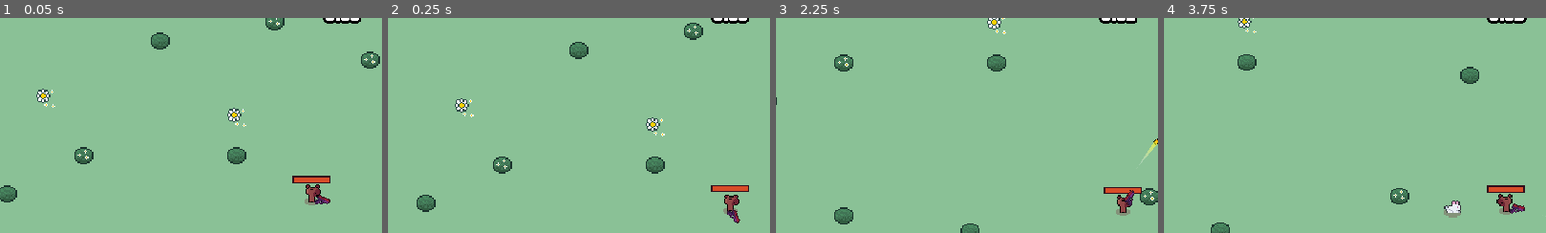
Above: before the commit, frames 1-4 (left to right).
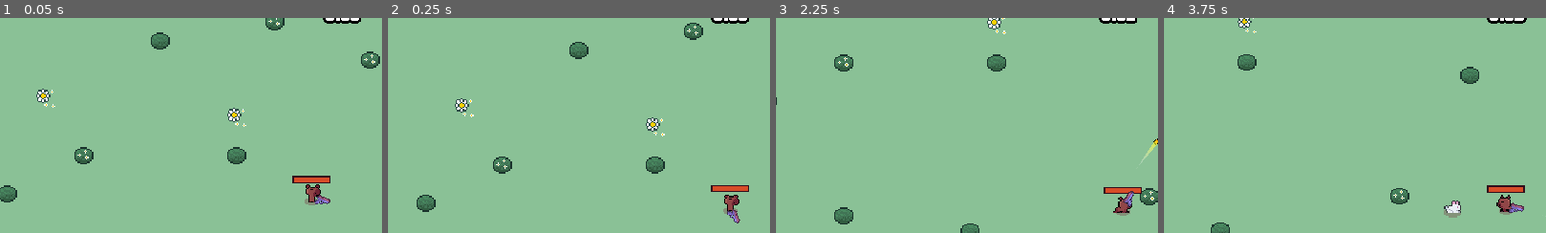
Above: after the commit, the same moments.

Repository: Sundwell/ritka-rampage
Game: Godot game, scene res://scenes/main/main.tscn
The game is run twice, just before and just after one commit, with the same random seed, the same clock (stepped at 60 frames per second) and the same inputs.
Inputs (mouse positions are % of the whole screen's width and height, from its top left):
- Up to frame 1 (0.05 s): no input
- Up to frame 2 (0.25 s): no input
- Up to frame 3 (2.25 s): move the mouse to (72, 45) at 0.52 s; press the mouse at (72, 45) at 0.53 s; hold D (move_right) 0.53-1.28 s; move the mouse to (30, 55) at 1.27 s; release the mouse at (30, 55) at 1.28 s; hold S (move_down) 1.28-2.03 s; click (30, 55) at 1.35 s; move the mouse to (60, 28) at 2.02 s; press the mouse at (60, 28) at 2.03 s; hold D (move_right) from 2.03 s (still down); tap W (move_top) at 2.1 s
- Up to frame 4 (3.75 s): move the mouse to (45, 70) at 2.77 s; release the mouse at (45, 70) at 2.78 s; click (45, 70) at 2.85 s; move the mouse to (80, 65) at 3.52 s; release D (move_right) at 3.53 s; press the mouse at (80, 65) at 3.53 s; hold A (move_left) from 3.53 s (still down)
The pictures show only the part of the screen within x 5-55%, y 5-55%; the shares and areas given below are measured in that part.

The runs differ from the first frame. In frame 1, 0.1% of the frame differs, in the area x 82-87%, y 82-87%; in frame 2, 0.1%; in frame 3, 0.3%; in frame 4, 0.3%, in the area x 87-95%, y 81-92%.

Commit message:
Updated graphics and sounds

Diff:
--- a/scenes/game_object/anvil/anvil.gd
+++ b/scenes/game_object/anvil/anvil.gd
@@ -1,8 +1,12 @@
 extends Node2D
+
+@onready var animation_player: AnimationPlayer = $AnimationPlayer
 
 
 func _ready() -> void:
 	$Area2D.body_entered.connect(on_body_entered)
+	animation_player.play("spawn")
+	animation_player.queue("idle")
 
 
 func on_body_entered(body: CharacterBody2D):
--- a/scenes/game_object/anvil/anvil.tscn
+++ b/scenes/game_object/anvil/anvil.tscn
@@ -1,28 +1,119 @@
-[gd_scene load_steps=5 format=3 uid="uid://biyftkstxyn66"]
+[gd_scene load_steps=9 format=3 uid="uid://biyftkstxyn66"]
 
 [ext_resource type="Script" path="res://scenes/game_object/anvil/anvil.gd" id="1_ewge8"]
 [ext_resource type="Texture2D" uid="uid://bkf61twolj2q" path="res://scenes/game_object/anvil/anvil.png" id="2_8atnx"]
 [ext_resource type="AudioStream" uid="uid://f6cy3op6ovat" path="res://scenes/game_object/anvil/spawn_sound.wav" id="3_gptgy"]
 
+[sub_resource type="Animation" id="Animation_rwee4"]
+resource_name = "idle"
+length = 0.525
+loop_mode = 1
+step = 0.1
+tracks/0/type = "value"
+tracks/0/imported = false
+tracks/0/enabled = true
+tracks/0/path = NodePath("Sprite2D:frame")
+tracks/0/interp = 1
+tracks/0/loop_wrap = true
+tracks/0/keys = {
+"times": PackedFloat32Array(0, 0.1, 0.2, 0.3, 0.4),
+"transitions": PackedFloat32Array(1, 1, 1, 1, 1),
+"update": 1,
+"values": [8, 9, 10, 11, 12]
+}
+
+[sub_resource type="Animation" id="Animation_d76r2"]
+length = 0.001
+tracks/0/type = "value"
+tracks/0/imported = false
+tracks/0/enabled = true
+tracks/0/path = NodePath("Sprite2D:frame")
+tracks/0/interp = 1
+tracks/0/loop_wrap = true
+tracks/0/keys = {
+"times": PackedFloat32Array(0),
+"transitions": PackedFloat32Array(1),
+"update": 1,
+"values": [1]
+}
+tracks/1/type = "value"
+tracks/1/imported = false
+tracks/1/enabled = true
+tracks/1/path = NodePath("SFX/SpawnSound:playing")
+tracks/1/interp = 1
+tracks/1/loop_wrap = true
+tracks/1/keys = {
+"times": PackedFloat32Array(0),
+"transitions": PackedFloat32Array(1),
+"update": 1,
+"values": [false]
+}
+
+[sub_resource type="Animation" id="Animation_odevx"]
+resource_name = "spawn"
+length = 0.525
+step = 0.075
+tracks/0/type = "value"
+tracks/0/imported = false
+tracks/0/enabled = true
+tracks/0/path = NodePath("Sprite2D:frame")
+tracks/0/interp = 1
+tracks/0/loop_wrap = true
+tracks/0/keys = {
+"times": PackedFloat32Array(0, 0.075, 0.15, 0.225, 0.3, 0.375, 0.45),
+"transitions": PackedFloat32Array(1, 1, 1, 1, 1, 1, 1),
+"update": 1,
+"values": [1, 2, 3, 4, 5, 6, 7]
+}
+tracks/1/type = "value"
+tracks/1/imported = false
+tracks/1/enabled = true
+tracks/1/path = NodePath("SFX/SpawnSound:playing")
+tracks/1/interp = 1
+tracks/1/loop_wrap = true
+tracks/1/keys = {
+"times": PackedFloat32Array(0.307692),
+"transitions": PackedFloat32Array(1),
+"update": 1,
+"values": [true]
+}
+
+[sub_resource type="AnimationLibrary" id="AnimationLibrary_gd03k"]
+_data = {
+"RESET": SubResource("Animation_d76r2"),
+"idle": SubResource("Animation_rwee4"),
+"spawn": SubResource("Animation_odevx")
+}
+
 [sub_resource type="CircleShape2D" id="CircleShape2D_pv2e1"]
+radius = 14.0
 
 [node name="Anvil" type="Node2D"]
 script = ExtResource("1_ewge8")
 
-[node name="Sprite2D" type="Sprite2D" parent="."]
-texture = ExtResource("2_8atnx")
-offset = Vector2(0, -8)
+[node name="AnimationPlayer" type="AnimationPlayer" parent="."]
+libraries = {
+"": SubResource("AnimationLibrary_gd03k")
+}
 
 [node name="SFX" type="Node" parent="."]
 
 [node name="SpawnSound" type="AudioStreamPlayer2D" parent="SFX"]
 stream = ExtResource("3_gptgy")
-autoplay = true
+
+[node name="Sprite2D" type="Sprite2D" parent="."]
+texture = ExtResource("2_8atnx")
+offset = Vector2(0, -16)
+hframes = 4
+vframes = 4
+frame = 1
 
 [node name="Area2D" type="Area2D" parent="."]
 collision_layer = 0
 collision_mask = 2
 
 [node name="CollisionShape2D" type="CollisionShape2D" parent="Area2D"]
-position = Vector2(-1, -7)
+position = Vector2(0, -12)
 shape = SubResource("CircleShape2D_pv2e1")
+
+[node name="Camera2D" type="Camera2D" parent="."]
--- a/scenes/game_object/enemy/bunny/bunny.tscn
+++ b/scenes/game_object/enemy/bunny/bunny.tscn
@@ -4,7 +4,7 @@
 [ext_resource type="Script" path="res://scenes/game_object/enemy/bunny/bunny.gd" id="1_6uvuu"]
 [ext_resource type="PackedScene" uid="uid://jfbffly5rjbc" path="res://scenes/components/health_component.tscn" id="2_3otdp"]
 [ext_resource type="PackedScene" uid="uid://cdmwpfegixcco" path="res://scenes/components/orange_drop_component.tscn" id="3_u7d0e"]
-[ext_resource type="PackedScene" uid="uid://0fecexi8j7gb" path="res://scenes/game_object/orange_energy/orange_energy.tscn" id="4_jij05"]
+[ext_resource type="PackedScene" uid="uid://0fecexi8j7gb" path="res://scenes/game_object/orange/orange.tscn" id="4_jij05"]
 [ext_resource type="PackedScene" uid="uid://cwatwkjukjlvd" path="res://scenes/components/hurtbox_component.tscn" id="5_q6qwx"]
 [ext_resource type="PackedScene" uid="uid://cqlm0b75mtg4k" path="res://scenes/components/blood_particles_spawner_component.tscn" id="6_kh6v0"]
 [ext_resource type="PackedScene" uid="uid://ceo6q5oos0dqn" path="res://scenes/components/velocity_component.tscn" id="6_mfqyy"]
--- a/scenes/game_object/enemy/porcupine/porcupine.tscn
+++ b/scenes/game_object/enemy/porcupine/porcupine.tscn
@@ -5,7 +5,7 @@
 [ext_resource type="PackedScene" uid="uid://dg1tpx8up2b4u" path="res://scenes/game_object/enemy/porcupine/porcupine_quill.tscn" id="2_p0xme"]
 [ext_resource type="Script" path="res://scenes/components/hurtbox_component.gd" id="3_w4tlv"]
 [ext_resource type="PackedScene" uid="uid://cdmwpfegixcco" path="res://scenes/components/orange_drop_component.tscn" id="4_u0n8m"]
-[ext_resource type="PackedScene" uid="uid://0fecexi8j7gb" path="res://scenes/game_object/orange_energy/orange_energy.tscn" id="5_f4dlv"]
+[ext_resource type="PackedScene" uid="uid://0fecexi8j7gb" path="res://scenes/game_object/orange/orange.tscn" id="5_f4dlv"]
 [ext_resource type="PackedScene" uid="uid://jfbffly5rjbc" path="res://scenes/components/health_component.tscn" id="5_nl1d7"]
 [ext_resource type="PackedScene" uid="uid://ceo6q5oos0dqn" path="res://scenes/components/velocity_component.tscn" id="7_21tlf"]
 [ext_resource type="PackedScene" uid="uid://cqlm0b75mtg4k" path="res://scenes/components/blood_particles_spawner_component.tscn" id="7_k1kmt"]
--- a/scenes/game_object/enemy/stubborn_cow/stubborn_cow.tscn
+++ b/scenes/game_object/enemy/stubborn_cow/stubborn_cow.tscn
@@ -3,7 +3,7 @@
 [ext_resource type="PackedScene" uid="uid://jfbffly5rjbc" path="res://scenes/components/health_component.tscn" id="1_u3ehd"]
 [ext_resource type="Script" path="res://scenes/game_object/enemy/stubborn_cow/stubborn_cow.gd" id="1_xloy4"]
 [ext_resource type="PackedScene" uid="uid://cdmwpfegixcco" path="res://scenes/components/orange_drop_component.tscn" id="2_cgo28"]
-[ext_resource type="PackedScene" uid="uid://0fecexi8j7gb" path="res://scenes/game_object/orange_energy/orange_energy.tscn" id="3_273m8"]
+[ext_resource type="PackedScene" uid="uid://0fecexi8j7gb" path="res://scenes/game_object/orange/orange.tscn" id="3_273m8"]
 [ext_resource type="PackedScene" uid="uid://3aqgyhhxiq6e" path="res://scenes/game_object/enemy/stubborn_cow/prepare_attack_particles.tscn" id="3_rt6fs"]
 [ext_resource type="PackedScene" uid="uid://cwatwkjukjlvd" path="res://scenes/components/hurtbox_component.tscn" id="4_m6qay"]
 [ext_resource type="PackedScene" uid="uid://cryx377fes7t2" path="res://scenes/components/hitbox_component.tscn" id="5_imket"]
--- a/scenes/game_object/orange_energy/orange_energy.gd
+++ b/scenes/game_object/orange/orange.gd
@@ -6,6 +6,7 @@
 @onready var collision_shape: CollisionShape2D = $Area2D/CollisionShape2D
 @onready var animation_player: AnimationPlayer = $AnimationPlayer
 @onready var floating_text_spawner_component = $FloatingTextSpawnerComponent
+@onready var eat_sound: AudioStreamPlayer2D = $SFX/EatSound
 
 
 func _ready():
@@ -35,7 +36,7 @@
 	throw_particles()
 	GameEvents.emit_orange_energy_collected(1)
 	floating_text_spawner_component.spawn_text('+1', FloatingText.Type.ORANGE_PICK_UP)
-	queue_free()
+	animation_player.play('eaten')
 
 
 func disable_collision():
--- /dev/null
+++ b/scenes/game_object/orange/orange.tscn
@@ -0,0 +1,145 @@
+[gd_scene load_steps=11 format=3 uid="uid://0fecexi8j7gb"]
+
+[ext_resource type="Script" path="res://scenes/game_object/orange/orange.gd" id="1_buvoc"]
+[ext_resource type="Texture2D" uid="uid://ba4kgp2lmt86e" path="res://scenes/game_object/orange/orange.png" id="1_qhtu8"]
+[ext_resource type="PackedScene" uid="uid://dqlswblbvmvfk" path="res://scenes/vfx/orange_collected_particles.tscn" id="2_sbomo"]
+[ext_resource type="AudioStream" uid="uid://cjo67ai4wum6h" path="res://scenes/game_object/orange/eat_sound.wav" id="3_88xu6"]
+[ext_resource type="PackedScene" uid="uid://byo6o7fua67bc" path="res://scenes/components/floating_text/floating_text_spawner_component.tscn" id="3_e22k4"]
+
+[sub_resource type="CircleShape2D" id="CircleShape2D_7l6fr"]
+radius = 8.0
+
+[sub_resource type="Animation" id="Animation_j2xrk"]
+length = 0.001
+tracks/0/type = "value"
+tracks/0/imported = false
+tracks/0/enabled = true
+tracks/0/path = NodePath("Sprite2D:rotation")
+tracks/0/interp = 1
+tracks/0/loop_wrap = true
+tracks/0/keys = {
+"times": PackedFloat32Array(0),
+"transitions": PackedFloat32Array(1),
+"update": 0,
+"values": [0.0]
+}
+tracks/1/type = "value"
+tracks/1/imported = false
+tracks/1/enabled = true
+tracks/1/path = NodePath("Sprite2D:visible")
+tracks/1/interp = 1
+tracks/1/loop_wrap = true
+tracks/1/keys = {
+"times": PackedFloat32Array(0),
+"transitions": PackedFloat32Array(1),
+"update": 1,
+"values": [true]
+}
+tracks/2/type = "value"
+tracks/2/imported = false
+tracks/2/enabled = true
+tracks/2/path = NodePath("SFX/EatSound:playing")
+tracks/2/interp = 1
+tracks/2/loop_wrap = true
+tracks/2/keys = {
+"times": PackedFloat32Array(0),
+"transitions": PackedFloat32Array(1),
+"update": 1,
+"values": [false]
+}
+
+[sub_resource type="Animation" id="Animation_ser87"]
+resource_name = "default"
+length = 0.4
+loop_mode = 2
+step = 0.05
+tracks/0/type = "value"
+tracks/0/imported = false
+tracks/0/enabled = true
+tracks/0/path = NodePath("Sprite2D:rotation")
+tracks/0/interp = 2
+tracks/0/loop_wrap = true
+tracks/0/keys = {
+"times": PackedFloat32Array(0, 0.4),
+"transitions": PackedFloat32Array(1, 1),
+"update": 0,
+"values": [0.349066, -0.349066]
+}
+
+[sub_resource type="Animation" id="Animation_f3wbr"]
+resource_name = "eaten"
+step = 0.05
+tracks/0/type = "value"
+tracks/0/imported = false
+tracks/0/enabled = true
+tracks/0/path = NodePath("Sprite2D:visible")
+tracks/0/interp = 1
+tracks/0/loop_wrap = true
+tracks/0/keys = {
+"times": PackedFloat32Array(0),
+"transitions": PackedFloat32Array(1),
+"update": 1,
+"values": [false]
+}
+tracks/1/type = "method"
+tracks/1/imported = false
+tracks/1/enabled = true
+tracks/1/path = NodePath(".")
+tracks/1/interp = 1
+tracks/1/loop_wrap = true
+tracks/1/keys = {
+"times": PackedFloat32Array(0.15),
+"transitions": PackedFloat32Array(1),
+"values": [{
+"args": [],
+"method": &"queue_free"
+}]
+}
+tracks/2/type = "value"
+tracks/2/imported = false
+tracks/2/enabled = true
+tracks/2/path = NodePath("SFX/EatSound:playing")
+tracks/2/interp = 1
+tracks/2/loop_wrap = true
+tracks/2/keys = {
+"times": PackedFloat32Array(0),
+"transitions": PackedFloat32Array(1),
+"update": 1,
+"values": [true]
+}
+
+[sub_resource type="AnimationLibrary" id="AnimationLibrary_k546n"]
+_data = {
+"RESET": SubResource("Animation_j2xrk"),
+"default": SubResource("Animation_ser87"),
+"eaten": SubResource("Animation_f3wbr")
+}
+
+[node name="OrangeEnergy" type="Node2D"]
+script = ExtResource("1_buvoc")
+collected_particles = ExtResource("2_sbomo")
+
+[node name="SFX" type="Node" parent="."]
+
+[node name="EatSound" type="AudioStreamPlayer2D" parent="SFX"]
+stream = ExtResource("3_88xu6")
+
+[node name="FloatingTextSpawnerComponent" parent="." instance=ExtResource("3_e22k4")]
+
+[node name="Area2D" type="Area2D" parent="."]
+collision_layer = 0
+collision_mask = 128
+
+[node name="CollisionShape2D" type="CollisionShape2D" parent="Area2D"]
+shape = SubResource("CircleShape2D_7l6fr")
+
+[node name="Sprite2D" type="Sprite2D" parent="."]
+scale = Vector2(0.5, 0.5)
+texture = ExtResource("1_qhtu8")
+hframes = 3
+
+[node name="AnimationPlayer" type="AnimationPlayer" parent="."]
+libraries = {
+"": SubResource("AnimationLibrary_k546n")
+}
+autoplay = "default"
--- a/scenes/game_object/orange_energy/orange_energy.tscn
+++ /dev/null
@@ -1,71 +0,0 @@
-[gd_scene load_steps=9 format=3 uid="uid://0fecexi8j7gb"]
-
-[ext_resource type="Script" path="res://scenes/game_object/orange_energy/orange_energy.gd" id="1_buvoc"]
-[ext_resource type="Texture2D" uid="uid://ba4kgp2lmt86e" path="res://scenes/game_object/orange_energy/orange_energy.png" id="1_qhtu8"]
-[ext_resource type="PackedScene" uid="uid://dqlswblbvmvfk" path="res://scenes/vfx/orange_collected_particles.tscn" id="2_sbomo"]
-[ext_resource type="PackedScene" uid="uid://byo6o7fua67bc" path="res://scenes/components/floating_text/floating_text_spawner_component.tscn" id="3_e22k4"]
-
-[sub_resource type="CircleShape2D" id="CircleShape2D_7l6fr"]
-radius = 8.0
-
-[sub_resource type="Animation" id="Animation_j2xrk"]
-length = 0.001
-tracks/0/type = "value"
-tracks/0/imported = false
-tracks/0/enabled = true
-tracks/0/path = NodePath("Sprite2D:rotation")
-tracks/0/interp = 1
-tracks/0/loop_wrap = true
-tracks/0/keys = {
-"times": PackedFloat32Array(0),
-"transitions": PackedFloat32Array(1),
-"update": 0,
-"values": [0.0]
-}
-
-[sub_resource type="Animation" id="Animation_ser87"]
-resource_name = "default"
-length = 0.4
-loop_mode = 2
-step = 0.05
-tracks/0/type = "value"
-tracks/0/imported = false
-tracks/0/enabled = true
-tracks/0/path = NodePath("Sprite2D:rotation")
-tracks/0/interp = 2
-tracks/0/loop_wrap = true
-tracks/0/keys = {
-"times": PackedFloat32Array(0, 0.4),
-"transitions": PackedFloat32Array(1, 1),
-"update": 0,
-"values": [0.349066, -0.349066]
-}
-
-[sub_resource type="AnimationLibrary" id="AnimationLibrary_k546n"]
-_data = {
-"RESET": SubResource("Animation_j2xrk"),
-"default": SubResource("Animation_ser87")
-}
-
-[node name="OrangeEnergy" type="Node2D"]
-script = ExtResource("1_buvoc")
-collected_particles = ExtResource("2_sbomo")
-
-[node name="FloatingTextSpawnerComponent" parent="." instance=ExtResource("3_e22k4")]
-
-[node name="Area2D" type="Area2D" parent="."]
-collision_layer = 0
-collision_mask = 128
-
-[node name="CollisionShape2D" type="CollisionShape2D" parent="Area2D"]
-shape = SubResource("CircleShape2D_7l6fr")
-
-[node name="Sprite2D" type="Sprite2D" parent="."]
-scale = Vector2(0.75, 0.75)
-texture = ExtResource("1_qhtu8")
-
-[node name="AnimationPlayer" type="AnimationPlayer" parent="."]
-libraries = {
-"": SubResource("AnimationLibrary_k546n")
-}
-autoplay = "default"
--- a/scenes/game_object/player/player.tscn
+++ b/scenes/game_object/player/player.tscn
@@ -124,20 +124,20 @@
 
 [sub_resource type="Animation" id="Animation_p8w2y"]
 resource_name = "walk"
-length = 0.4
+length = 0.6
 loop_mode = 1
-step = 0.1
-tracks/0/type = "value"
-tracks/0/imported = false
-tracks/0/enabled = true
-tracks/0/path = NodePath("Visuals/Sprite2D:frame")
-tracks/0/interp = 1
-tracks/0/loop_wrap = true
-tracks/0/keys = {
-"times": PackedFloat32Array(0, 0.2),
-"transitions": PackedFloat32Array(1, 1),
-"update": 1,
-"values": [0, 2]
+step = 0.15
+tracks/0/type = "value"
+tracks/0/imported = false
+tracks/0/enabled = true
+tracks/0/path = NodePath("Visuals/Sprite2D:frame")
+tracks/0/interp = 1
+tracks/0/loop_wrap = true
+tracks/0/keys = {
+"times": PackedFloat32Array(0, 0.15, 0.3, 0.45),
+"transitions": PackedFloat32Array(1, 1, 1, 1),
+"update": 1,
+"values": [6, 7, 8, 9]
 }
 tracks/1/type = "value"
 tracks/1/imported = false
@@ -212,9 +212,10 @@
 texture = ExtResource("1_aes1j")
 offset = Vector2(0, -8)
 hframes = 4
-vframes = 2
+vframes = 3
 
 [node name="PlayerPickupbox" type="Area2D" parent="."]
+visible = false
 position = Vector2(0, -5)
 collision_layer = 128
 collision_mask = 0
@@ -223,6 +224,7 @@
 shape = SubResource("CircleShape2D_tjwd4")
 
 [node name="HurtboxComponent" parent="." node_paths=PackedStringArray("health_component") instance=ExtResource("3_477au")]
+visible = false
 position = Vector2(0, -5)
 collision_layer = 32
 collision_mask = 16
@@ -234,6 +236,7 @@
 debug_color = Color(0.7, 0.180469, 0, 0.42)
 
 [node name="CollisionShape2D" type="CollisionShape2D" parent="."]
+visible = false
 position = Vector2(0, -3)
 shape = SubResource("CircleShape2D_aiujm")
 
--- a/scenes/manager/anvil_manager.gd
+++ b/scenes/manager/anvil_manager.gd
@@ -1,8 +1,8 @@
 class_name AnvilManager
 extends Node
 
-@export var first_spawn_time := 60.0
-@export var spawn_time := 120.0
+@export var first_spawn_time := 30.0
+@export var spawn_time := 90.0
 @export var anvil_scene: PackedScene
 
 @onready var timer: Timer = $Timer
--- a/scenes/vfx/orange_collected_particles.tscn
+++ b/scenes/vfx/orange_collected_particles.tscn
@@ -1,6 +1,12 @@
-[gd_scene load_steps=6 format=3 uid="uid://dqlswblbvmvfk"]
+[gd_scene load_steps=7 format=3 uid="uid://dqlswblbvmvfk"]
 
-[ext_resource type="Texture2D" uid="uid://ba4kgp2lmt86e" path="res://scenes/game_object/orange_energy/orange_energy.png" id="1_y6122"]
+[ext_resource type="Texture2D" uid="uid://ba4kgp2lmt86e" path="res://scenes/game_object/orange/orange.png" id="1_y6122"]
+
+[sub_resource type="CanvasItemMaterial" id="CanvasItemMaterial_klg3p"]
+particles_animation = true
+particles_anim_h_frames = 3
+particles_anim_v_frames = 1
+particles_anim_loop = false
 
 [sub_resource type="Curve" id="Curve_ky4dk"]
 _data = [Vector2(0, 1), 0.0, 0.0, 0, 0, Vector2(1, 0), 0.0, 0.0, 0, 0]
@@ -59,9 +65,9 @@
 }
 
 [node name="OrangeCollectedParticles" type="CPUParticles2D"]
+material = SubResource("CanvasItemMaterial_klg3p")
 emitting = false
 lifetime = 0.3
-one_shot = true
 explosiveness = 1.0
 texture = ExtResource("1_y6122")
 spread = 180.0
@@ -71,7 +77,7 @@
 damping_min = 50.0
 damping_max = 100.0
 scale_amount_min = 0.1
-scale_amount_max = 0.5
+scale_amount_max = 0.25
 scale_amount_curve = SubResource("Curve_ky4dk")
 
 [node name="AnimationPlayer" type="AnimationPlayer" parent="."]
--- a/scenes/weapons/pistol/pistol.gd
+++ b/scenes/weapons/pistol/pistol.gd
@@ -7,13 +7,13 @@
 var can_shoot := true
 var reload_time := BASE_RELOAD_TIME
 var damage := 2.0
-var bullet_speed = ''
 var bullet_count := 1
 var upgrades := {}
 
 @onready var shoot_position = $ShootPosition
 @onready var reload_timer: Timer = $ReloadTimer
-@onready var shoot_sound: AudioStreamPlayer = $SFX/Shoot
+@onready var animation_player: AnimationPlayer = $AnimationPlayer
+@onready var shot_sound: AudioStreamPlayer = $SFX/ShotSound
 
 
 func _ready():
@@ -31,7 +31,12 @@
 	can_shoot = false
 	reload_timer.start()
 
-	var entities = get_tree().get_first_node_in_group(Constants.GROUPS.ENTITIES_LAYER)
+	animation_player.stop()
+	animation_player.play("shoot")
+	shot_sound.pitch_scale = randf_range(1, 1.1)
+	shot_sound.play()
+
+	var entities = Utils.get_entities_layer()
 
 	for i in bullet_count:
 		var bullet = bullet_scene.instantiate() as PistolBullet
@@ -48,9 +53,6 @@
 		bullet.apply_upgrades(upgrades)
 
 		entities.add_child(bullet)
-
-
-	shoot_sound.play()
 
 
 func apply_upgrade(upgrade: WeaponUpgrade):
--- a/scenes/weapons/pistol/pistol.tscn
+++ b/scenes/weapons/pistol/pistol.tscn
@@ -1,26 +1,86 @@
-[gd_scene load_steps=5 format=3 uid="uid://vpugf0fbno2e"]
+[gd_scene load_steps=9 format=3 uid="uid://vpugf0fbno2e"]
 
 [ext_resource type="Script" path="res://scenes/weapons/pistol/pistol.gd" id="1_8fjpu"]
 [ext_resource type="Texture2D" uid="uid://cwk4lvfawo8db" path="res://scenes/weapons/pistol/pistol.png" id="1_xbhbj"]
 [ext_resource type="PackedScene" uid="uid://ck6vo5d385q3c" path="res://scenes/weapons/pistol/pistol_bullet/pistol_bullet.tscn" id="2_wilu3"]
 [ext_resource type="AudioStream" uid="uid://bb8pliwdcj7wg" path="res://scenes/weapons/pistol/sfx/shoot.wav" id="4_it1t1"]
 
+[sub_resource type="Animation" id="Animation_hr3ij"]
+resource_name = "default"
+length = 0.1
+tracks/0/type = "bezier"
+tracks/0/imported = false
+tracks/0/enabled = true
+tracks/0/path = NodePath("Sprite2D:frame")
+tracks/0/interp = 1
+tracks/0/loop_wrap = true
+tracks/0/keys = {
+"handle_modes": PackedInt32Array(0),
+"points": PackedFloat32Array(0, -0.05, 0, 0.05, 0),
+"times": PackedFloat32Array(0)
+}
+
+[sub_resource type="Animation" id="Animation_un0xr"]
+length = 0.001
+tracks/0/type = "bezier"
+tracks/0/imported = false
+tracks/0/enabled = true
+tracks/0/path = NodePath("Sprite2D:frame")
+tracks/0/interp = 1
+tracks/0/loop_wrap = true
+tracks/0/keys = {
+"handle_modes": PackedInt32Array(0),
+"points": PackedFloat32Array(0, -0.05, 0, 0.05, 0),
+"times": PackedFloat32Array(0)
+}
+
+[sub_resource type="Animation" id="Animation_3twrf"]
+resource_name = "shoot"
+length = 0.25
+step = 0.05
+tracks/0/type = "bezier"
+tracks/0/imported = false
+tracks/0/enabled = true
+tracks/0/path = NodePath("Sprite2D:frame")
+tracks/0/interp = 1
+tracks/0/loop_wrap = true
+tracks/0/keys = {
+"handle_modes": PackedInt32Array(0, 0, 0, 0),
+"points": PackedFloat32Array(1, -0.125, 0, 0.125, 0, 2, -0.1875, 0, 0.1875, 0, 3, -0.1875, 0, 0.1875, 0, 4, -0.1875, 0, 0.1875, 0),
+"times": PackedFloat32Array(0, 0.05, 0.1, 0.15)
+}
+
+[sub_resource type="AnimationLibrary" id="AnimationLibrary_f5i2q"]
+_data = {
+"RESET": SubResource("Animation_un0xr"),
+"default": SubResource("Animation_hr3ij"),
+"shoot": SubResource("Animation_3twrf")
+}
+
 [node name="Pistol" type="Node2D"]
 z_index = 1
 script = ExtResource("1_8fjpu")
 bullet_scene = ExtResource("2_wilu3")
 
+[node name="AnimationPlayer" type="AnimationPlayer" parent="."]
+libraries = {
+"": SubResource("AnimationLibrary_f5i2q")
+}
+autoplay = "default"
+
+[node name="SFX" type="Node" parent="."]
+
+[node name="ShotSound" type="AudioStreamPlayer" parent="SFX"]
+stream = ExtResource("4_it1t1")
+volume_db = -16.0
+
 [node name="Sprite2D" type="Sprite2D" parent="."]
 scale = Vector2(0.75, 0.75)
 texture = ExtResource("1_xbhbj")
+hframes = 4
+vframes = 2
 
 [node name="ShootPosition" type="Marker2D" parent="."]
 position = Vector2(5, -2)
 
 [node name="ReloadTimer" type="Timer" parent="."]
-
-[node name="SFX" type="Node" parent="."]
-
-[node name="Shoot" type="AudioStreamPlayer" parent="SFX"]
-stream = ExtResource("4_it1t1")
-volume_db = -16.0
Binary file changed: scenes/game_object/anvil/anvil.png
Not shown, added: scenes/game_object/orange/eat_sound.wav.import
Binary file added: scenes/game_object/orange/orange.png
Not shown, changed: scenes/game_object/orange/orange.png.import
Binary file removed: scenes/game_object/orange_energy/orange_energy.png
Binary file changed: scenes/game_object/player/ritka.png
Binary file changed: scenes/weapons/pistol/pistol.png
Not shown, added: scenes/game_object/orange/eat_sound.wav
